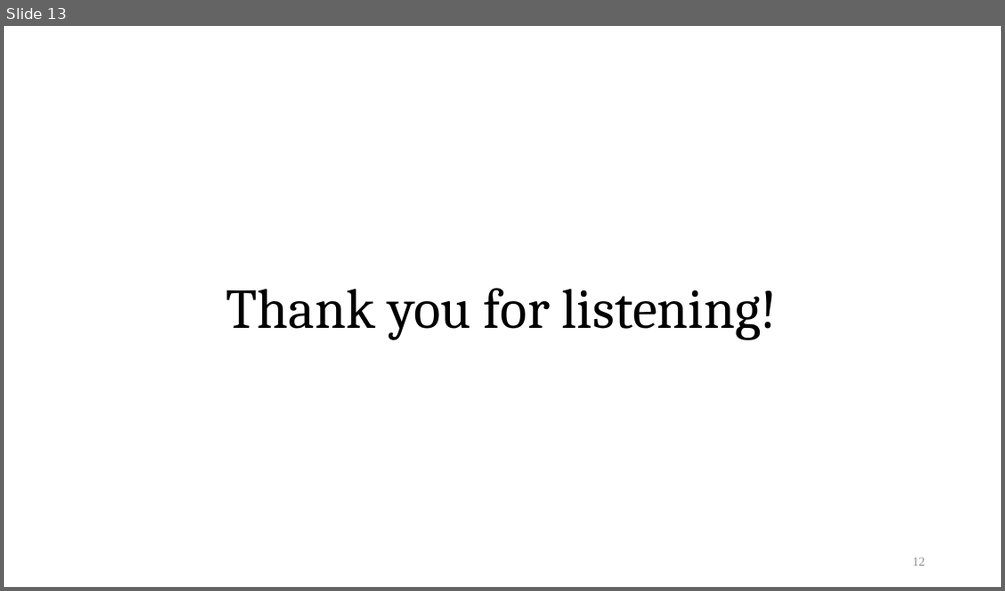
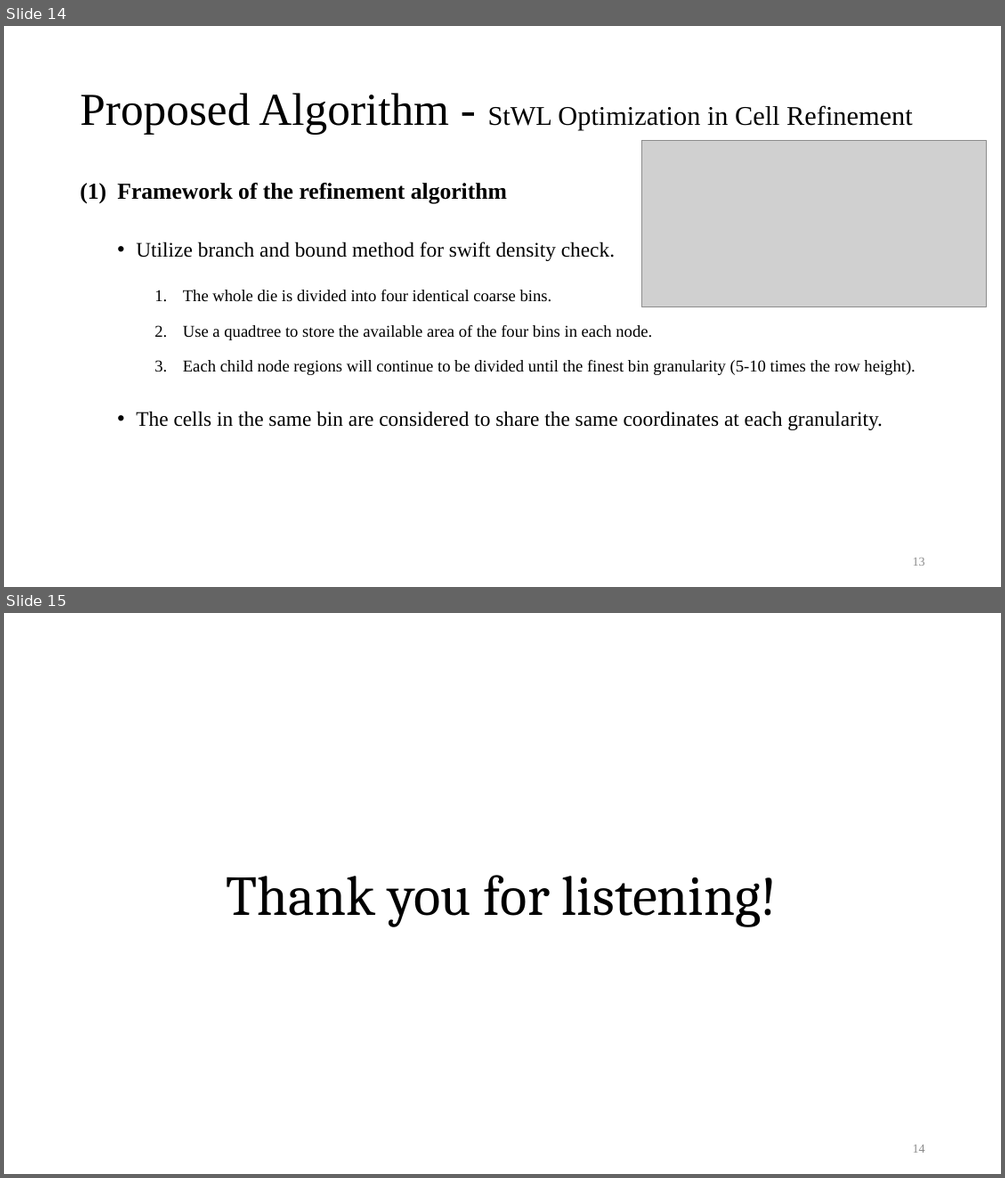
Before and after one commit to Pacific-Feng-Studuies/Studied-Papers, a slide deck: GM/Placement/An Analytical Placement Algorithm with Routing topology Optimization/An Analytical Placement Algorithm with Routing topology Optimization.pptx. Shown one above the other, each under a label of ours: slide 13 before the commit, slides 14 and 15 after it. The pictures are 1005x591 and 1005x1178 pixels, drawn with LibreOffice and Linux fonts; fonts in the diff are those of the drawing; grey boxes stand for pictures. Boxes give left, top, right and bottom in pixels: in the first picture for what was removed or moved away, otherwise in the second. Text is boxed around its words. In the diff, an @@ line names an element or a change of style, - is before the commit and + after.

```diff
--- a/GM/Placement/An Analytical Placement Algorithm with Routing topology Optimization/An Analytical Placement Algorithm with Routing topology Optimization.pptx
+++ b/GM/Placement/An Analytical Placement Algorithm with Routing topology Optimization/An Analytical Placement Algorithm with Routing topology Optimization.pptx
@@ slide 14 added at <box>4,26,1001,587</box>, background #FFFFFF @@
@@ title added at <box>80,93,912,134</box>, 26 pt, text #000000 @@
+Proposed Algorithm - StWL Optimization in Cell Refinement
@@ picture added at <box>641,141,986,306</box> @@
@@ text added at <box>117,183,914,430</box>, 16 pt, text #000000 @@
+(1) Framework of the refinement algorithm
+  • Utilize branch and bound method for swift density check.
+    1. The whole die is divided into four identical coarse bins.
+    2. Use a quadtree to store the available area of the four bins in each node.
+    3. Each child node regions will continue to be divided until the finest bin granularity (5-10 times the row height).
+  • The cells in the same bin are considered to share the same coordinates at each granularity.
@@ page number added at <box>913,557,925,565</box>, 12 pt, text #8C8C8C @@
+13
@@ what was slide 13 is now slide 15 @@
@@ page number at <box>913,1144,925,1152</box>: text changed @@
-12
+14
```
Also in this commit, not shown: 1 other slide added.
